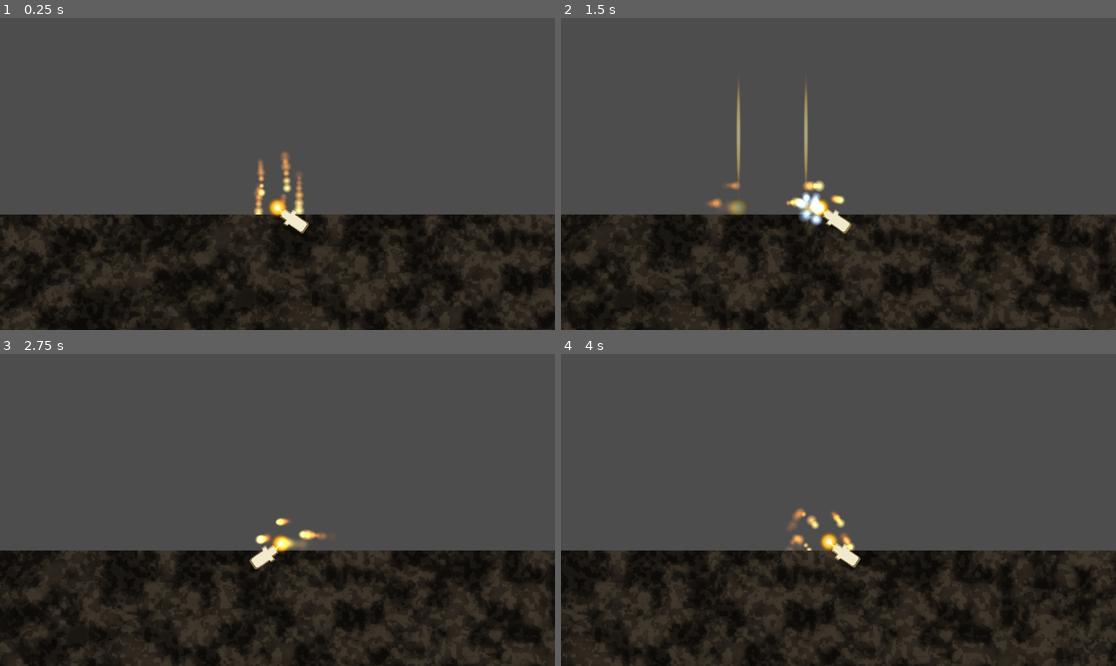
Above: before the commit, frames 1-4 (two rows, left to right).
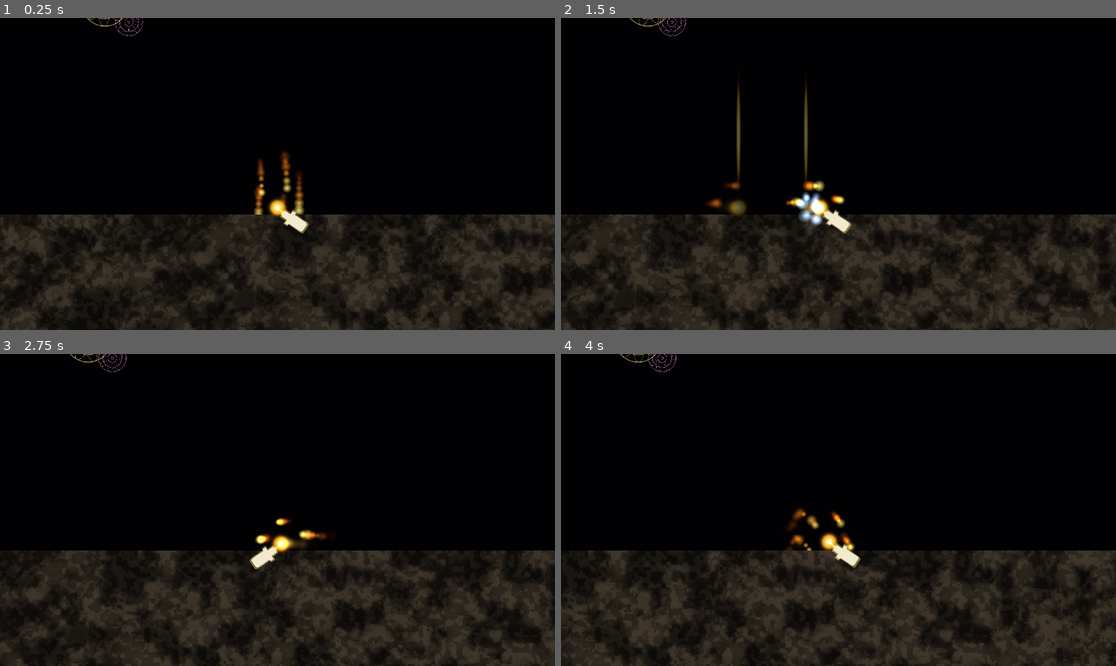
Above: after the commit, the same moments.

Repository: Ito-x/Zell
Game: Godot game, scene res://scenes/world/LesYeux.tscn
The game is run twice, just before and just after one commit, with the same random seed, the same clock (stepped at 60 frames per second) and the same inputs.
Inputs (mouse positions are in pixels of both pictures, inside the frame that each line leads up to):
- Up to frame 1 (0.25 s): no input
- Up to frame 2 (1.5 s): tap Enter at 0.5 s; move the mouse to (960, 158) at 0.52 s; hold D (move_right) from 0.53 s (still down); click (960, 158) at 0.6 s; tap Space (jump) at 0.77 s; move the mouse to (727, 189) at 1.27 s; right-click (727, 189) at 1.35 s
- Up to frame 3 (2.75 s): tap Space (jump) at 1.52 s; move the mouse to (333, 441) at 2.02 s; release D (move_right) at 2.03 s; hold A (move_left) from 2.03 s (still down); tap E (interact) at 2.1 s
- Up to frame 4 (4 s): move the mouse to (810, 572) at 2.77 s; release A (move_left) at 2.78 s; hold D (move_right) from 2.78 s (still down); tap S (look_down) at 2.85 s; tap Space (jump) at 3.02, 3.77 s; move the mouse to (1005, 556) at 3.52 s; hold W (look_up) from 3.53 s (still down)

The runs differ from the first frame. In frame 1, 63% of the frame differs, in the area x 0-100%, y 0-64%; in frame 2, 63%; in frame 3, 63%; in frame 4, 63%.

Commit message:
feat(world): rosaces wireframe (lignes uniquement) + fond noir + descente dans cadre visible
Corrections après retours sur screenshot :
- rosa.gdshader : mandala wireframe (cercles concentriques + pétales + rayons)
  Seules les lignes sont dessinées, l'intérieur reste transparent
  → le fond noir traverse, vraie profondeur
- project.godot : default_clear_color noir profond (le WorldEnvironment
  ne peint pas le fond en 2D Forward+, il faut le clear_color)
- Rosas redescendues entre Y=-250 et Y=-30 (au-dessus du sol, dans le cadre)
- Tailles globalement augmentées pour que les détails wireframe soient lisibles
- Couleurs ramenées sous 1.0 (plus besoin de HDR, le wireframe se lit
  parfaitement sur fond noir sans bloom)

Diff:
--- /dev/null
+++ b/assets/shaders/rosa.gdshader
@@ -0,0 +1,55 @@
+shader_type canvas_item;
+
+uniform float line_width : hint_range(0.005, 0.05) = 0.018;
+uniform float petals = 8.0;
+uniform float inner_petals = 12.0;
+
+varying vec2 local_pos;
+varying vec4 vert_color;
+
+void vertex() {
+	local_pos = VERTEX;
+	vert_color = COLOR;
+}
+
+float line(float dist, float w) {
+	return smoothstep(w, 0.0, abs(dist));
+}
+
+void fragment() {
+	// local_pos va de -30 à +30 (taille fixe du quad). Normalise en -1..1.
+	vec2 uv = local_pos / 30.0;
+	float r = length(uv);
+	float a = atan(uv.y, uv.x);
+
+	float alpha = 0.0;
+
+	// Cercle extérieur
+	alpha = max(alpha, line(r - 0.95, line_width));
+	// Cercle médian
+	alpha = max(alpha, line(r - 0.65, line_width));
+	// Cercle intérieur
+	alpha = max(alpha, line(r - 0.30, line_width));
+	// Cœur
+	alpha = max(alpha, line(r - 0.08, line_width));
+
+	// Pétales extérieurs (cardioïde-like)
+	float petal_r = 0.80 + 0.15 * cos(a * petals);
+	float in_ring_ext = step(0.65, r) * step(r, 0.98);
+	alpha = max(alpha, line(r - petal_r, line_width * 0.8) * in_ring_ext);
+
+	// Pétales intérieurs
+	float petal_r2 = 0.45 + 0.20 * cos(a * inner_petals + 0.4);
+	float in_ring_mid = step(0.30, r) * step(r, 0.68);
+	alpha = max(alpha, line(r - petal_r2, line_width * 0.8) * in_ring_mid);
+
+	// Rayons radiaux (lignes droites entre cercle central et médian)
+	float radial = step(0.30, r) * step(r, 0.65);
+	float angle_lines = abs(sin(a * petals / 2.0));
+	alpha = max(alpha, smoothstep(line_width * 1.5, 0.0, angle_lines) * radial);
+
+	// Clamp au disque
+	alpha *= step(r, 1.0);
+
+	COLOR = vec4(vert_color.rgb, alpha * vert_color.a);
+}
--- a/project.godot
+++ b/project.godot
@@ -69,3 +69,4 @@
 [rendering]
 
 rendering_device/driver.windows="d3d12"
+environment/defaults/default_clear_color=Color(0.005, 0.003, 0.012, 1)
--- a/scenes/world/Etoile.tscn
+++ b/scenes/world/Etoile.tscn
@@ -1,8 +1,16 @@
-[gd_scene format=3 uid="uid://bovvhmrh3de41"]
+[gd_scene load_steps=4 format=3 uid="uid://bovvhmrh3de41"]
 
 [ext_resource type="Script" path="res://scenes/world/EtoileRosas.gd" id="1_etoile"]
+[ext_resource type="Shader" path="res://assets/shaders/rosa.gdshader" id="2_rosa"]
+
+[sub_resource type="ShaderMaterial" id="ShaderMaterial_rosa"]
+shader = ExtResource("2_rosa")
+shader_parameter/line_width = 0.018
+shader_parameter/petals = 8.0
+shader_parameter/inner_petals = 12.0
 
 [node name="Etoile" type="Polygon2D"]
-color = Color(1, 0.9, 0.6, 1)
-polygon = PackedVector2Array(27, 0, 22.25, 4.42, 13.91, 5.76, 11.25, 7.52, 14.14, 14.14, 14.69, 21.99, 9.55, 23.04, 3.39, 16.99, 0, 13, -3.39, 16.99, -9.55, 23.04, -14.69, 21.99, -14.14, 14.14, -11.25, 7.52, -13.91, 5.76, -22.25, 4.42, -27, 0, -22.25, -4.42, -13.91, -5.76, -11.25, -7.52, -14.14, -14.14, -14.69, -21.99, -9.55, -23.04, -3.39, -16.99, 0, -13, 3.39, -16.99, 9.55, -23.04, 14.69, -21.99, 14.14, -14.14, 11.25, -7.52, 13.91, -5.76, 22.25, -4.42)
+material = SubResource("ShaderMaterial_rosa")
+color = Color(1, 1, 1, 1)
+polygon = PackedVector2Array(-30, -30, 30, -30, 30, 30, -30, 30)
 script = ExtResource("1_etoile")
--- a/scenes/world/LesYeux.tscn
+++ b/scenes/world/LesYeux.tscn
@@ -41,92 +41,92 @@
 motion_scale = Vector2(0.1, 0.1)
 
 [node name="Rosa1" parent="ParallaxBackground/CoucheArriere" instance=ExtResource("3_etoile")]
-position = Vector2(-420, -210)
-scale = Vector2(1.6, 1.6)
-color = Color(1.05, 0.95, 0.55, 1)
+position = Vector2(-420, -80)
+scale = Vector2(2.6, 2.6)
+color = Color(1, 0.9, 0.55, 1)
 
 [node name="Rosa2" parent="ParallaxBackground/CoucheArriere" instance=ExtResource("3_etoile")]
-position = Vector2(-360, -170)
-scale = Vector2(0.9, 0.9)
-color = Color(0.85, 0.55, 1.05, 1)
+position = Vector2(-340, -40)
+scale = Vector2(1.4, 1.4)
+color = Color(0.8, 0.55, 1, 1)
 
 [node name="Rosa3" parent="ParallaxBackground/CoucheArriere" instance=ExtResource("3_etoile")]
-position = Vector2(-280, -290)
-scale = Vector2(1.3, 1.3)
-color = Color(1.0, 0.9, 0.55, 1)
+position = Vector2(-260, -180)
+scale = Vector2(2.0, 2.0)
+color = Color(1, 0.85, 0.5, 1)
 
 [node name="Rosa4" parent="ParallaxBackground/CoucheArriere" instance=ExtResource("3_etoile")]
-position = Vector2(-150, -240)
-scale = Vector2(1.0, 1.0)
-color = Color(1.05, 0.65, 0.85, 1)
+position = Vector2(-130, -120)
+scale = Vector2(1.6, 1.6)
+color = Color(1, 0.6, 0.85, 1)
 
 [node name="Rosa5" parent="ParallaxBackground/CoucheArriere" instance=ExtResource("3_etoile")]
-position = Vector2(-100, -210)
-scale = Vector2(0.7, 0.7)
+position = Vector2(-80, -90)
+scale = Vector2(1.0, 1.0)
 color = Color(0.95, 0.85, 0.5, 1)
 
 [node name="Rosa6" parent="ParallaxBackground/CoucheArriere" instance=ExtResource("3_etoile")]
-position = Vector2(20, -280)
-scale = Vector2(1.4, 1.4)
-color = Color(0.8, 0.55, 1.05, 1)
+position = Vector2(40, -160)
+scale = Vector2(2.2, 2.2)
+color = Color(0.75, 0.5, 1, 1)
 
 [node name="Rosa7" parent="ParallaxBackground/CoucheArriere" instance=ExtResource("3_etoile")]
-position = Vector2(140, -190)
-scale = Vector2(1.1, 1.1)
-color = Color(1.05, 0.95, 0.55, 1)
+position = Vector2(160, -70)
+scale = Vector2(1.7, 1.7)
+color = Color(1, 0.9, 0.55, 1)
 
 [node name="Rosa8" parent="ParallaxBackground/CoucheArriere" instance=ExtResource("3_etoile")]
-position = Vector2(185, -160)
-scale = Vector2(0.65, 0.65)
-color = Color(1.0, 0.7, 0.9, 1)
+position = Vector2(210, -30)
+scale = Vector2(1.0, 1.0)
+color = Color(1, 0.65, 0.9, 1)
 
 [node name="Rosa9" parent="ParallaxBackground/CoucheArriere" instance=ExtResource("3_etoile")]
-position = Vector2(280, -250)
-scale = Vector2(1.2, 1.2)
+position = Vector2(290, -140)
+scale = Vector2(1.9, 1.9)
 color = Color(0.95, 0.85, 0.5, 1)
 
 [node name="Rosa10" parent="ParallaxBackground/CoucheArriere" instance=ExtResource("3_etoile")]
-position = Vector2(380, -200)
-scale = Vector2(0.9, 0.9)
-color = Color(0.85, 0.6, 1.05, 1)
+position = Vector2(390, -90)
+scale = Vector2(1.5, 1.5)
+color = Color(0.85, 0.6, 1, 1)
 
 [node name="Rosa11" parent="ParallaxBackground/CoucheArriere" instance=ExtResource("3_etoile")]
-position = Vector2(440, -280)
-scale = Vector2(1.3, 1.3)
-color = Color(1.05, 0.95, 0.6, 1)
+position = Vector2(450, -180)
+scale = Vector2(2.1, 2.1)
+color = Color(1, 0.9, 0.6, 1)
 
 [node name="Rosa12" parent="ParallaxBackground/CoucheArriere" instance=ExtResource("3_etoile")]
-position = Vector2(-540, -310)
-scale = Vector2(1.0, 1.0)
-color = Color(1.0, 0.7, 0.9, 1)
+position = Vector2(-540, -190)
+scale = Vector2(1.6, 1.6)
+color = Color(1, 0.7, 0.9, 1)
 
 [node name="Rosa13" parent="ParallaxBackground/CoucheArriere" instance=ExtResource("3_etoile")]
-position = Vector2(560, -310)
-scale = Vector2(1.1, 1.1)
-color = Color(0.9, 0.6, 1.05, 1)
+position = Vector2(560, -190)
+scale = Vector2(1.7, 1.7)
+color = Color(0.9, 0.6, 1, 1)
 
 [node name="Rosa14" parent="ParallaxBackground/CoucheArriere" instance=ExtResource("3_etoile")]
-position = Vector2(-30, -340)
-scale = Vector2(0.85, 0.85)
-color = Color(1.0, 0.9, 0.55, 1)
+position = Vector2(-30, -250)
+scale = Vector2(1.4, 1.4)
+color = Color(1, 0.9, 0.55, 1)
 
 [node name="Rosa15" parent="ParallaxBackground/CoucheArriere" instance=ExtResource("3_etoile")]
-position = Vector2(620, -250)
-scale = Vector2(0.75, 0.75)
-color = Color(1.0, 0.65, 0.85, 1)
+position = Vector2(620, -130)
+scale = Vector2(1.2, 1.2)
+color = Color(1, 0.65, 0.85, 1)
 
 [node name="CoucheMilieu" type="ParallaxLayer" parent="ParallaxBackground" unique_id=1957711183]
 motion_scale = Vector2(0.3, 0.3)
 
 [node name="RosaM1" parent="ParallaxBackground/CoucheMilieu" instance=ExtResource("3_etoile")]
-position = Vector2(-320, -300)
-scale = Vector2(0.6, 0.6)
+position = Vector2(-380, -210)
+scale = Vector2(0.9, 0.9)
 color = Color(0.95, 0.85, 0.5, 1)
 
 [node name="RosaM2" parent="ParallaxBackground/CoucheMilieu" instance=ExtResource("3_etoile")]
-position = Vector2(280, -340)
-scale = Vector2(0.7, 0.7)
-color = Color(0.85, 0.6, 1.0, 1)
+position = Vector2(360, -230)
+scale = Vector2(1.0, 1.0)
+color = Color(0.85, 0.6, 1, 1)
 
 [node name="CoucheAvant" type="ParallaxLayer" parent="ParallaxBackground" unique_id=1423398706]
 motion_scale = Vector2(0.65, 0.65)
